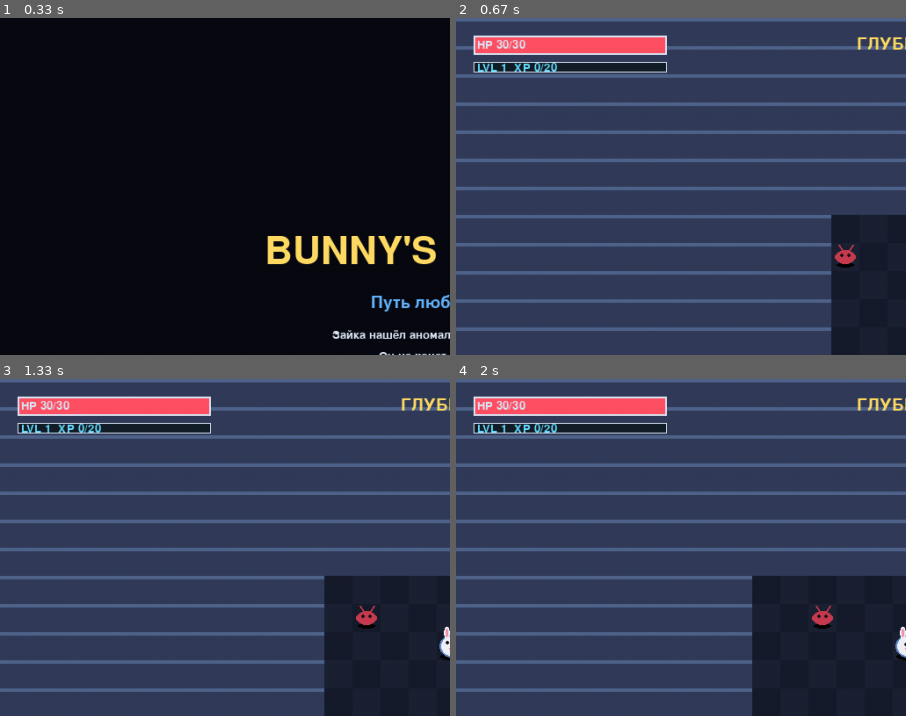
Above: before the commit, frames 1-4 (two rows, left to right).
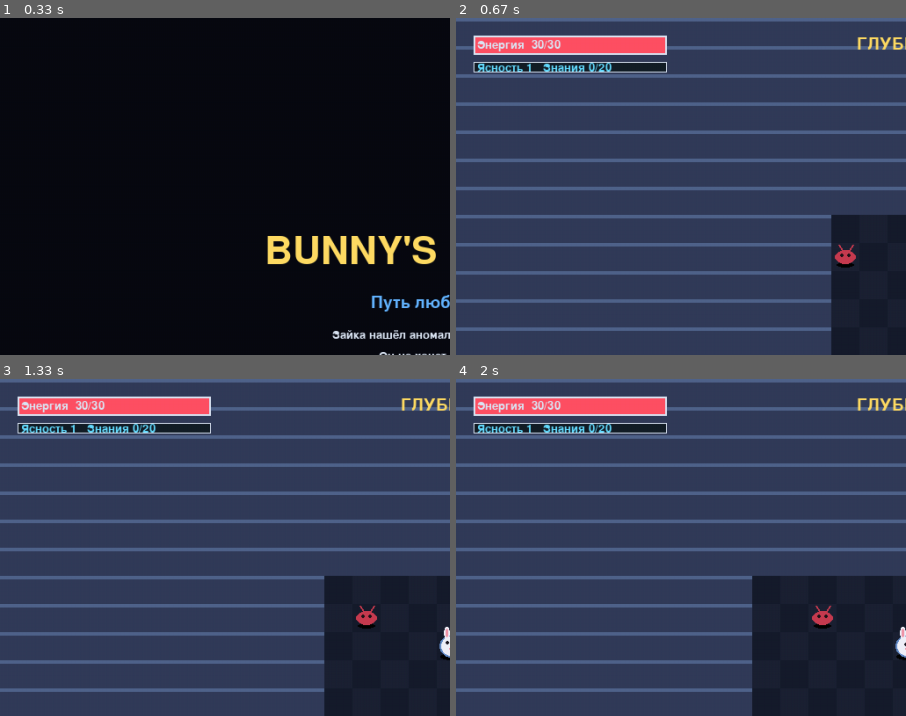
Above: after the commit, the same moments.

Repository: Folombas/PyGame2026
Game: pygame game, started from BunnyDescent/main.py
Same seed, same stepped clock (60 frames per second), same inputs: the game is played once before the commit and once after it.
Inputs:
- Up to frame 1 (0.33 s): no input
- Up to frame 2 (0.67 s): tap Enter at 0.33 s
- Up to frame 3 (1.33 s): hold Right 0.67-1.13 s; hold Up from 1.17 s (still down)
- Up to frame 4 (2 s): release Up at 1.47 s; hold Right 1.5-1.97 s
The pictures show only the part of the screen within x 0-50%, y 0-50%; the shares and areas given below are measured in that part.

Frame 1 is identical in both runs. In frame 2, 0.9% of the frame differs, in the area x 4-35%, y 6-17%; in frame 3, 0.9%; in frame 4, 0.9%.

Commit message:
BunnyDescent: HUD neutral labels (Энергия/Ясность/Знания)

Diff:
--- a/BunnyDescent/main.py
+++ b/BunnyDescent/main.py
@@ -231,7 +231,7 @@
         pygame.draw.rect(self.screen, C_HP, (20, 20, int(bar_w * hp_pct), 22))
         pygame.draw.rect(self.screen, C_TEXT, (20, 20, bar_w, 22), 2)
         hp_txt = self.font_small.render(
-            f"HP {self.player.hp}/{self.player.max_hp}", True, C_TEXT)
+            f"Энергия  {self.player.hp}/{self.player.max_hp}", True, C_TEXT)
         self.screen.blit(hp_txt, (24, 24))
 
         # XP
@@ -239,7 +239,9 @@
         pygame.draw.rect(self.screen, (20, 30, 40), (20, 50, 220, 12))
         pygame.draw.rect(self.screen, C_XP, (20, 50, int(220 * xp_pct), 12))
         pygame.draw.rect(self.screen, C_TEXT, (20, 50, 220, 12), 1)
-        xp_txt = self.font_small.render(f"LVL {self.player.level}  XP {self.player.xp}/{self.player.level*20}", True, C_XP)
+        xp_txt = self.font_small.render(
+            f"Ясность {self.player.level}   Знания {self.player.xp}/{self.player.level*20}",
+            True, C_XP)
         self.screen.blit(xp_txt, (24, 50))
 
         # Глубина
